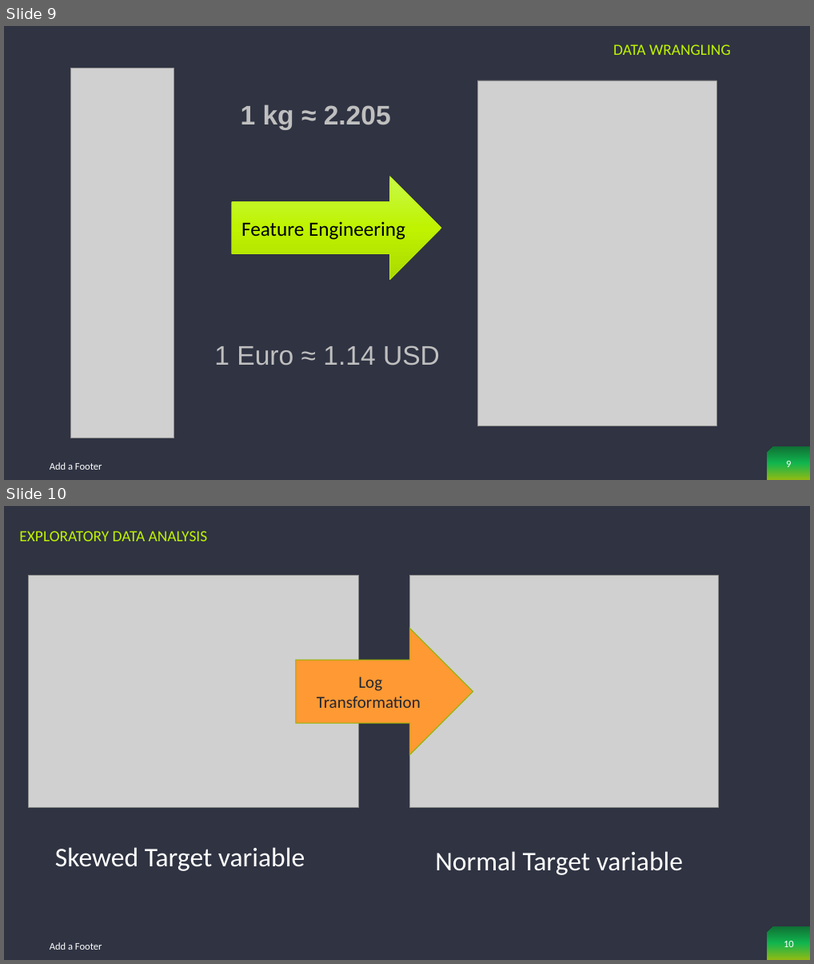
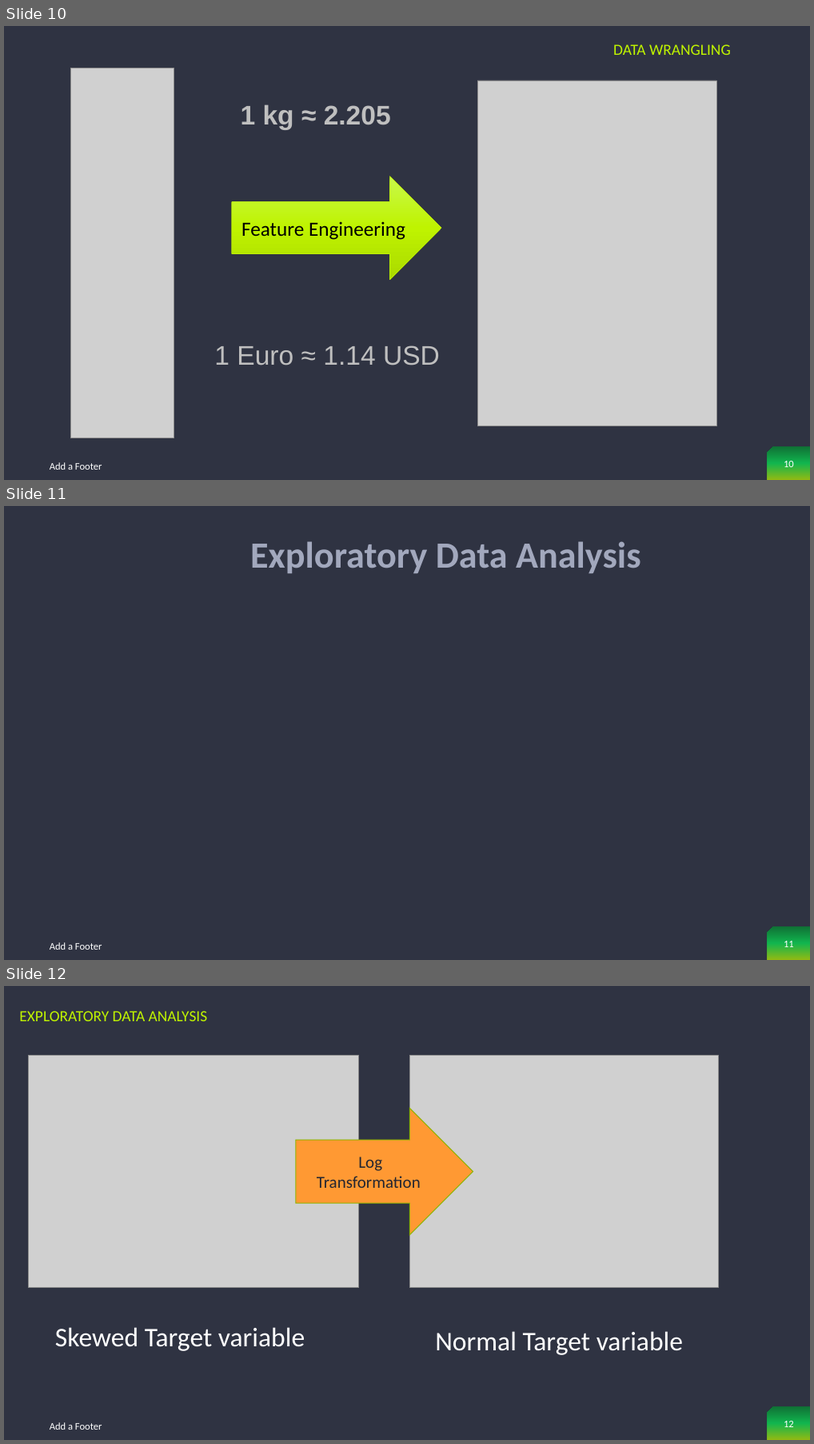
Before and after one commit to PassionateDataScientist/Laptop_price_capstone2, a slide deck: Laptop Price Prediction.pptx. Shown one above the other, each under a label of ours: slides 9 and 10 before the commit, slides 10, 11 and 12 after it. The pictures are 814x964 and 814x1444 pixels, drawn with LibreOffice and Linux fonts; fonts in the diff are those of the drawing; grey boxes stand for pictures; background and template pictures are left out. Boxes give left, top, right and bottom in pixels: in the first picture for what was removed or moved away, otherwise in the second. Text is boxed around its words. In the diff, an @@ line names an element or a change of style, - is before the commit and + after.

```diff
--- a/Laptop Price Prediction.pptx
+++ b/Laptop Price Prediction.pptx
@@ slide 11 added at <box>4,506,810,960</box>, background picture (left out); not listed: 1 template element that a slide beside it also shows @@
@@ text added at <box>250,541,642,573</box>, 44 pt, text pattern #2F3342 on #A2A8BD, bold @@
+Exploratory Data Analysis
@@ text added at <box>50,942,102,949</box>, 12 pt, text #FFFFFF @@
+Add a Footer
@@ page number added at <box>784,940,794,947</box>, 12 pt, text #FFFFFF @@
+11
@@ what was slide 9 is now slide 10 @@
@@ page number at <box>784,460,794,467</box>: text changed @@
-9
+10
@@ what was slide 10 is now slide 12 @@
@@ page number at <box>784,1420,794,1427</box>: text changed @@
-10
+12
```
Also in this commit, not shown: 2 slides changed, 8 other slides added.
